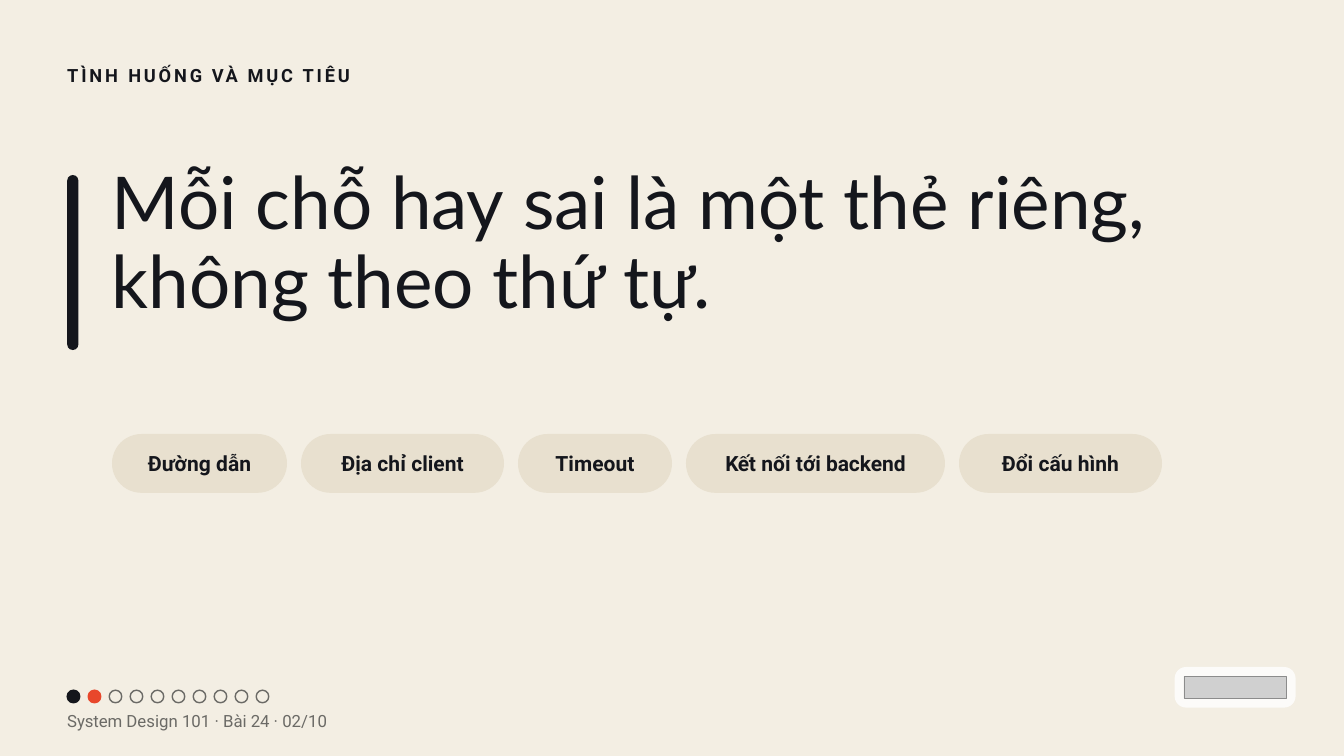
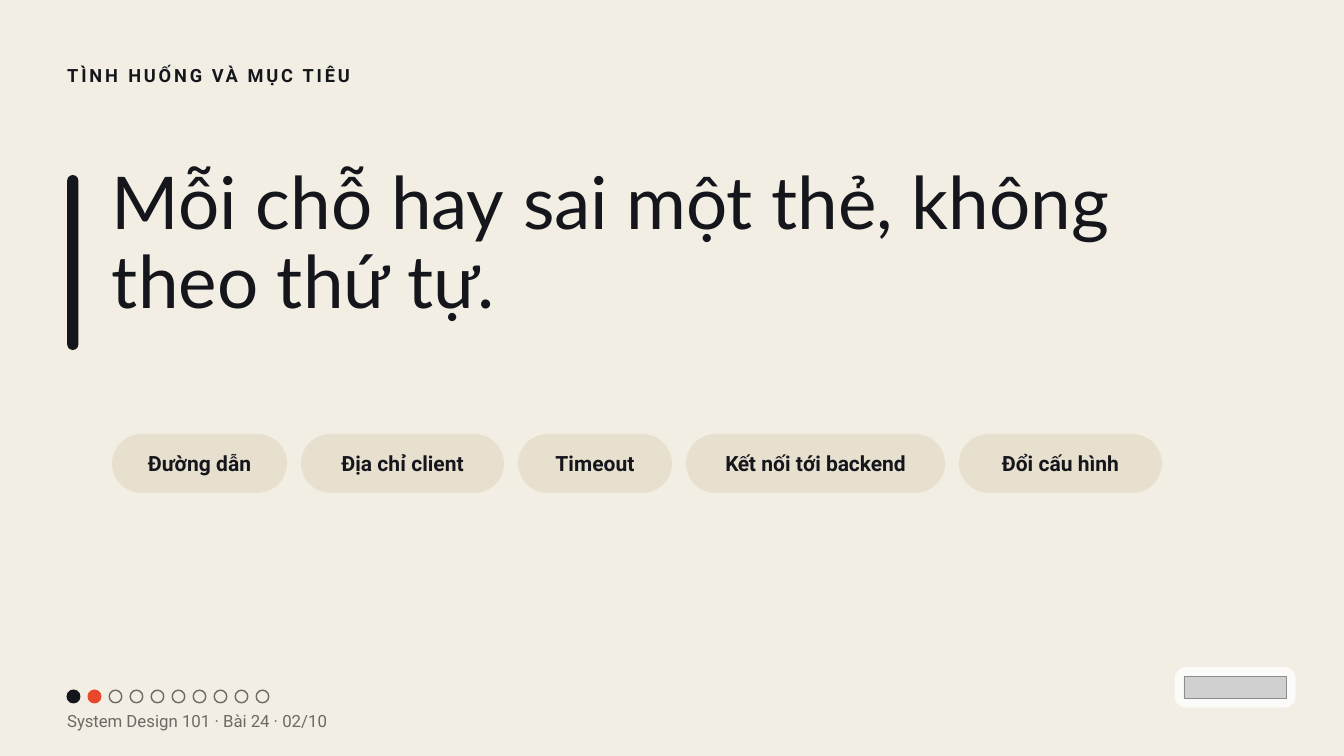
Before and after one commit to vohoailinh90/tool-marketing-studio, a slide deck: slide 2 of system-design-101/vi/lessons/sd-13-024/slides/sd-13-024.pptx. Drawn at 1344x756 pixels with LibreOffice and Linux fonts; fonts in the diff are those of the drawing; grey boxes stand for pictures. Boxes give left, top, right and bottom in pixels: in the first picture for what was removed or moved away, otherwise in the second. Text is boxed around its words. In the diff, an @@ line names an element or a change of style, - is before the commit and + after.

```diff
--- a/system-design-101/vi/lessons/sd-13-024/slides/sd-13-024.pptx
+++ b/system-design-101/vi/lessons/sd-13-024/slides/sd-13-024.pptx
@@ text at [112,166,1109,321]: text changed @@
-Mỗi chỗ hay sai là một thẻ riêng, không theo thứ tự.
+Mỗi chỗ hay sai một thẻ, không theo thứ tự.
```
Also in this commit, not shown: 2 other slides changed, 4 other files.
